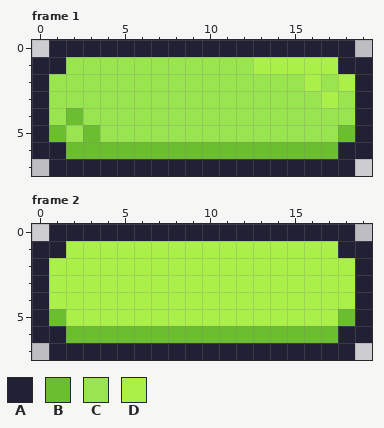
File history of a pixel-art file, Sprites/asprite/map_7_10x.aseprite. Above is the file before it was changed.
20x8 pixels, 4 frames. Shown: frame 1, frame 2. The commit also changed other frames, which this record leaves out.
Palette (. is transparent): A #222034  B #6abe30  C #99e550  D #aaf048
Pixels before, frame 1, first column x 0:
0 .AAAAAAAAAAAAAAAAAA.
1 AACCCCCCCCCCCDDDDDAA
2 ACCCCCCCCCCCCCCCDCDA
3 ACCCCCCCCCCCCCCCCDCA
4 ACBCCCCCCCCCCCCCCCCA
5 ABCBCCCCCCCCCCCCCCBA
6 AABBBBBBBBBBBBBBBBAA
7 .AAAAAAAAAAAAAAAAAA.
Pixels before, frame 2, first column x 0:
0 .AAAAAAAAAAAAAAAAAA.
1 AADDDDDDDDDDDDDDDDAA
2 ADDDDDDDDDDDDDDDDDDA
3 ADDDDDDDDDDDDDDDDDDA
4 ADDDDDDDDDDDDDDDDDDA
5 ABDDDDDDDDDDDDDDDDBA
6 AABBBBBBBBBBBBBBBBAA
7 .AAAAAAAAAAAAAAAAAA.
After the commit:
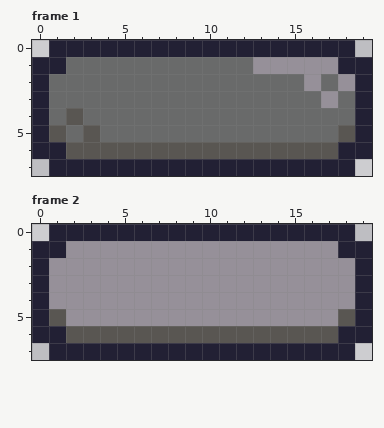
Edits made:
{"colour":"B","old":"#6abe30","new":"#595652"}
{"colour":"C","old":"#99e550","new":"#696a6a"}
{"colour":"D","old":"#aaf048","new":"#969099"}
